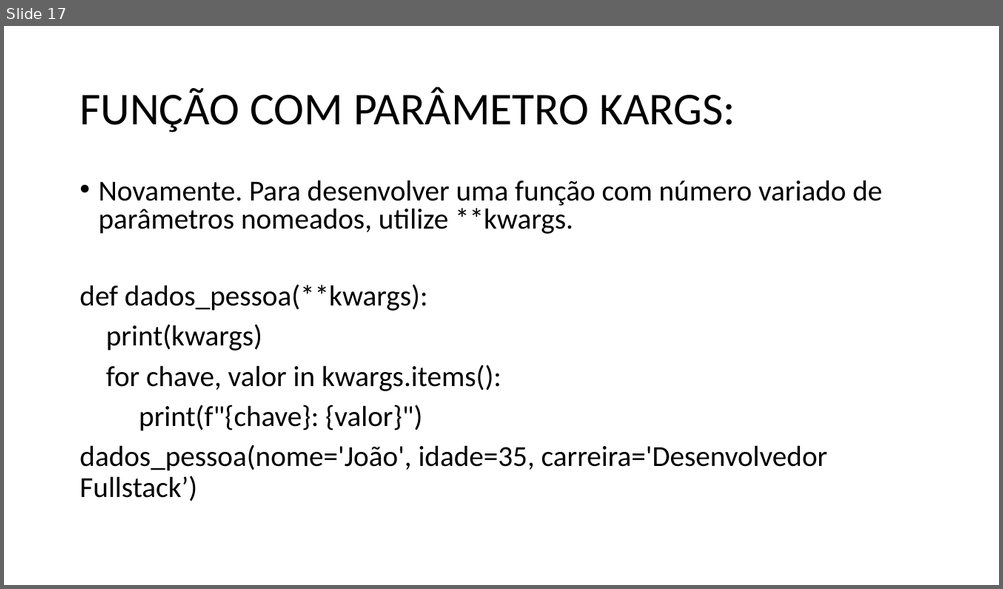
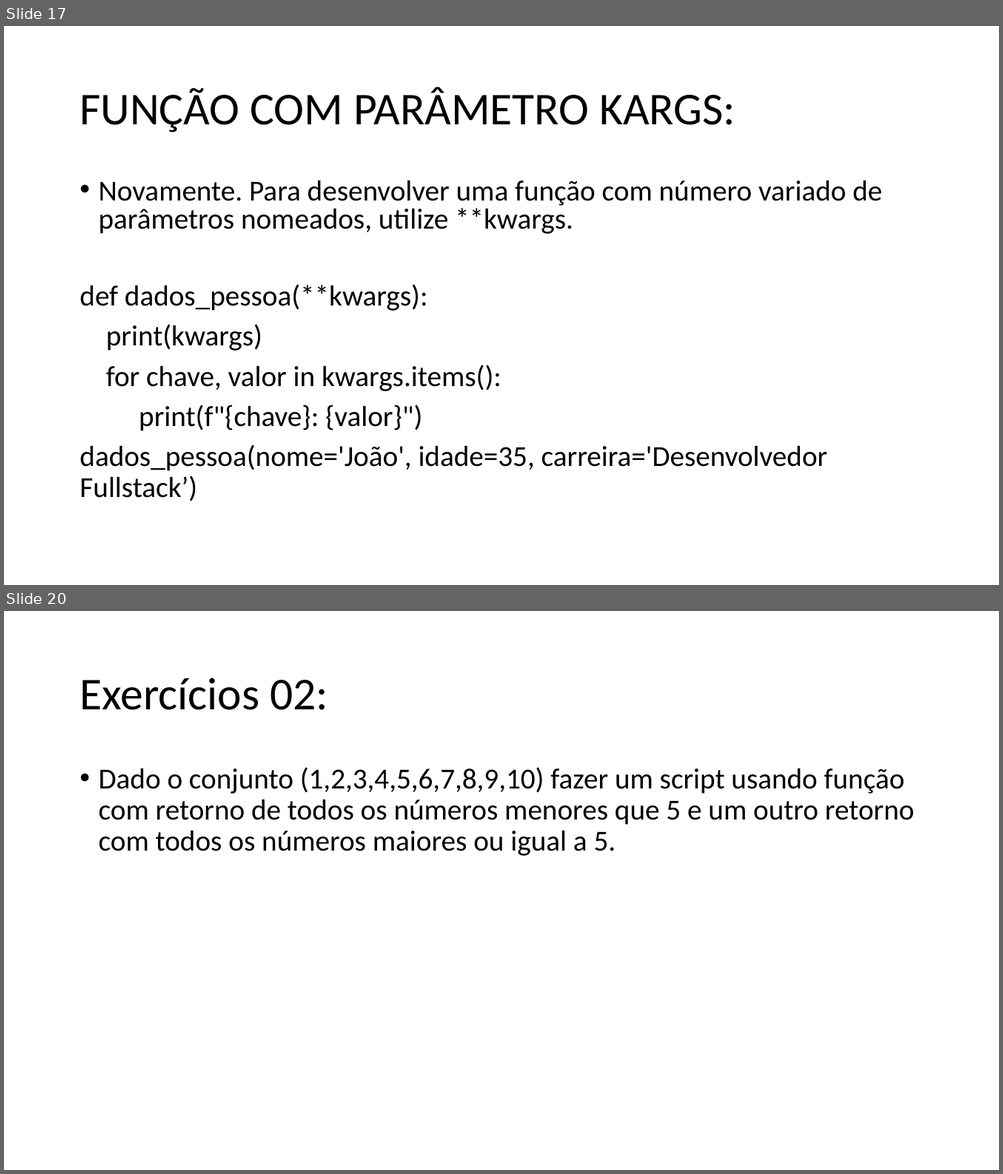
Before and after one commit to dourivaljunior/Curso-de-Python, a slide deck: CURSO DEV FULL STACK AULA 06.pptx. Shown one above the other, each under a label of ours: slide 17 before the commit, slides 17 and 20 after it; the slides between them are not shown. The pictures are 1003x589 and 1003x1174 pixels, drawn with LibreOffice and Linux fonts; fonts in the diff are those of the drawing. Boxes give left, top, right and bottom in pixels: in the first picture for what was removed or moved away, otherwise in the second. Text is boxed around its words. In the diff, an @@ line names an element or a change of style, - is before the commit and + after.

```diff
--- a/CURSO DEV FULL STACK AULA 06.pptx
+++ b/CURSO DEV FULL STACK AULA 06.pptx
@@ slide 20 added at (4,611,999,1170), background #FFFFFF @@
@@ title added at (79,678,328,710), 44 pt, text #000000 @@
+Exercícios 02:
@@ text added at (99,767,914,856), 28 pt, text #000000 @@
+• Dado o conjunto (1,2,3,4,5,6,7,8,9,10) fazer um script usando função com retorno de todos os números menores que 5 e um outro retorno com todos os números maiores ou igual a 5.
```
Also in this commit, not shown: 3 slides changed, 25 other slides added, 1 slide removed, 1 other file.
